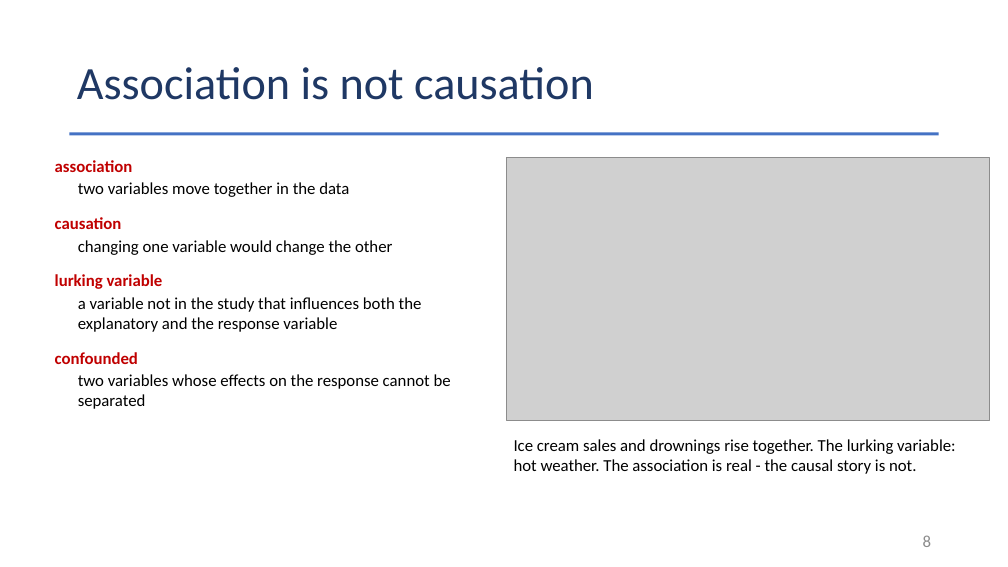
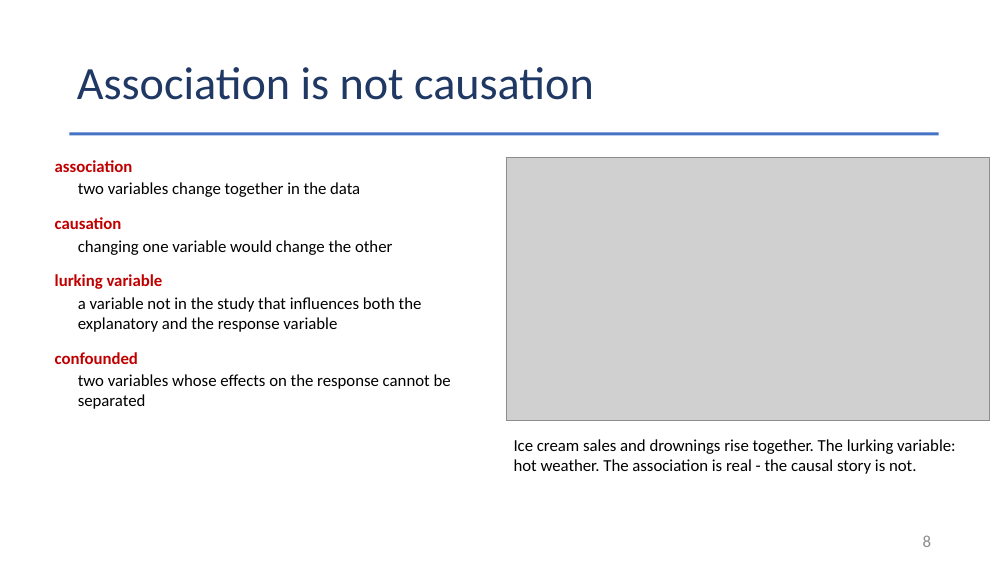
Before and after one commit to Jarred6068/Kvamme_UI_STAT251, a slide deck: slide 8 of docs/lecture_slides/Week 5/Week5_Lecture10_Slides_9_23_2026.pptx. Drawn at 1008x567 pixels with LibreOffice and Linux fonts; fonts in the diff are those of the drawing; grey boxes stand for pictures. Boxes give left, top, right and bottom in pixels: in the first picture for what was removed or moved away, otherwise in the second. Text is boxed around its words. In the diff, an @@ line names an element or a change of style, - is before the commit and + after.

Commit message:
Refresh course materials and exam resources
This update refreshes the course schedule, lecture slides, lecture menus, syllabus, and related PDFs; adds the Exam 1 score histogram asset; and revises the data page plus the Week 4/5 learning materials. It also includes updated exam review documents and study guide content for the current term.

```diff
--- a/docs/lecture_slides/Week 5/Week5_Lecture10_Slides_9_23_2026.pptx
+++ b/docs/lecture_slides/Week 5/Week5_Lecture10_Slides_9_23_2026.pptx
@@ text at (78, 182, 360, 197): text changed @@
-two variables move together in the data
+two variables change together in the data
```
Also in this commit, not shown: 3 other slides changed, 3 slides added, 4 slides removed, 28 other files.
